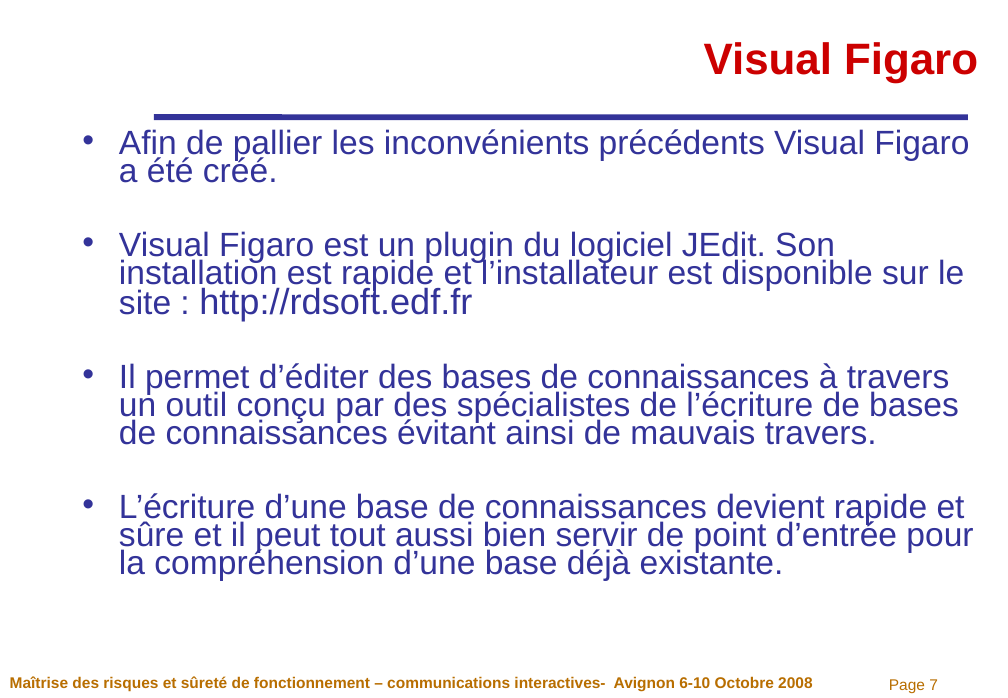
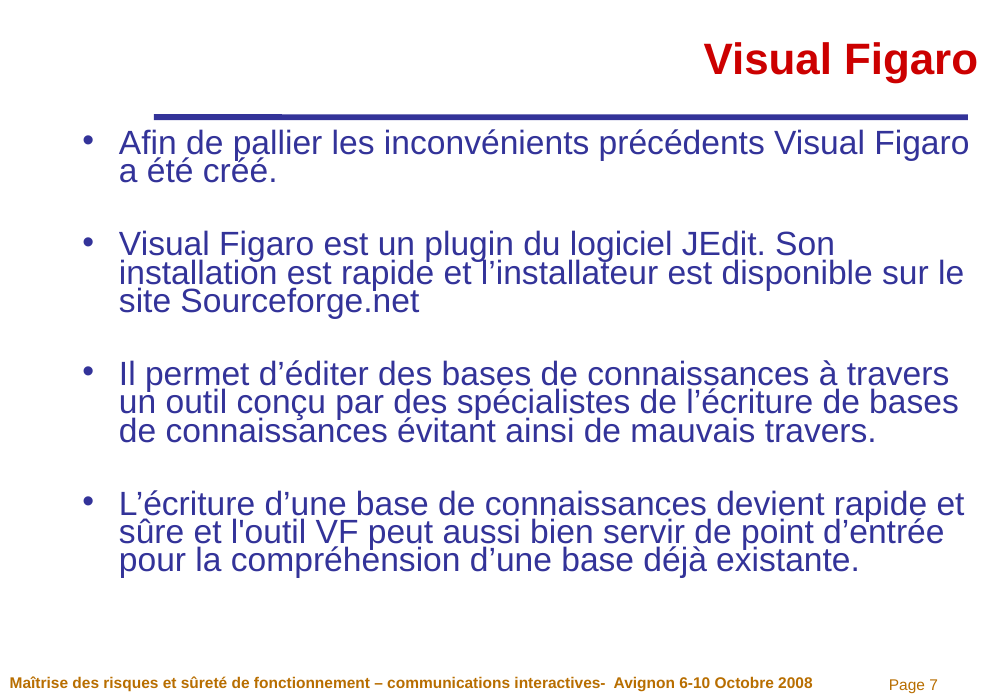
Before and after one commit to EDF-Lab/VisualFigaro, a slide deck: slide 7 of Package/6_Docs_livrables/081007 Visual Figaro lm16.ppt. Drawn at 1008x698 pixels with LibreOffice and Linux fonts; fonts in the diff are those of the drawing; background and template pictures are left out. Boxes give left, top, right and bottom in pixels: in the first picture for what was removed or moved away, otherwise in the second. Text is boxed around its words. In the diff, an @@ line names an element or a change of style, - is before the commit and + after.

```diff
--- a/Package/6_Docs_livrables/081007 Visual Figaro lm16.ppt
+++ b/Package/6_Docs_livrables/081007 Visual Figaro lm16.ppt
@@ text at (119,230,964,318): text changed @@
-• Visual Figaro est un plugin du logiciel JEdit. Son installation est rapide et l’installateur est disponible sur le site : http://rdsoft.edf.fr
+• Visual Figaro est un plugin du logiciel JEdit. Son installation est rapide et l’installateur est disponible sur le site Sourceforge.net
@@ text at (119,490,965,577): text changed @@
-• L’écriture d’une base de connaissances devient rapide et sûre et il peut tout aussi bien servir de point d’entrée pour la compréhension d’une base déjà existante.
+• L’écriture d’une base de connaissances devient rapide et sûre et l'outil VF peut aussi bien servir de point d’entrée pour la compréhension d’une base déjà existante.
```
Also in this commit, not shown: 7 other slides changed, 2 other files.
